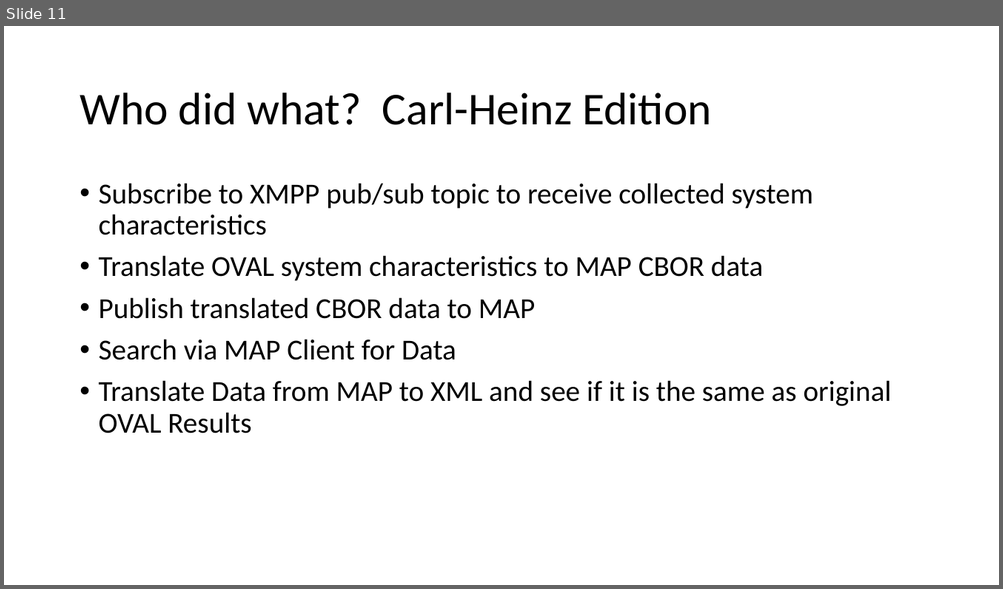
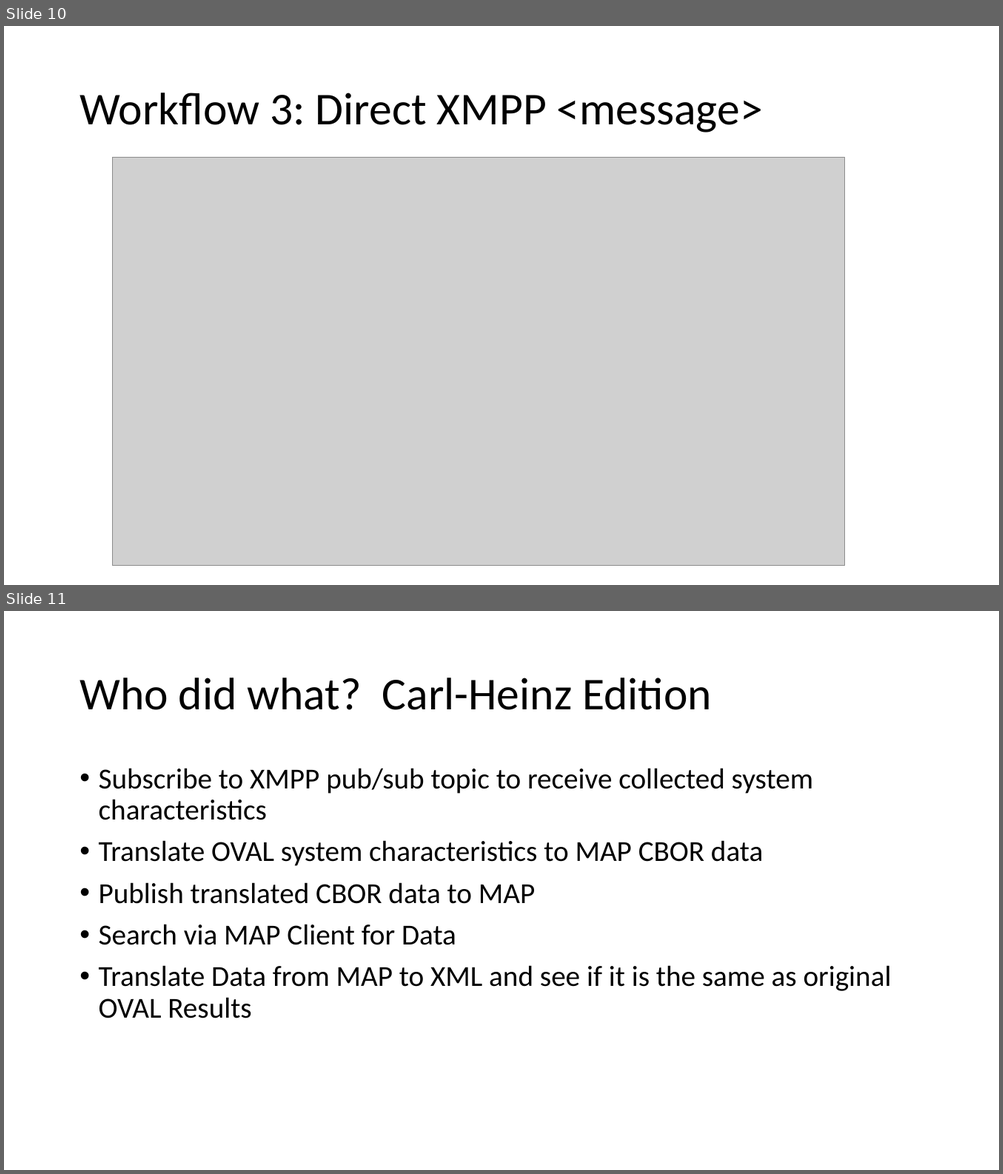
Before and after one commit to wmunyan/SACM-Sandbox, a slide deck: ietf-105/IETF105-Hackathon.pptx. Shown one above the other, each under a label of ours: slide 11 before the commit, slides 10 and 11 after it. The pictures are 1003x589 and 1003x1174 pixels, drawn with LibreOffice and Linux fonts; fonts in the diff are those of the drawing; grey boxes stand for pictures. Boxes give left, top, right and bottom in pixels: in the first picture for what was removed or moved away, otherwise in the second. Text is boxed around its words. In the diff, an @@ line names an element or a change of style, - is before the commit and + after.

```diff
--- a/ietf-105/IETF105-Hackathon.pptx
+++ b/ietf-105/IETF105-Hackathon.pptx
@@ slide 10 added at (x1=4, y1=26, x2=999, y2=585), background #FFFFFF @@
@@ title added at (x1=79, y1=93, x2=762, y2=133), 44 pt, text #000000 @@
+Workflow 3: Direct XMPP <message>
@@ picture added at (x1=112, y1=157, x2=845, y2=566) @@
```
Also in this commit, not shown: 6 slides changed, 9 other files.
